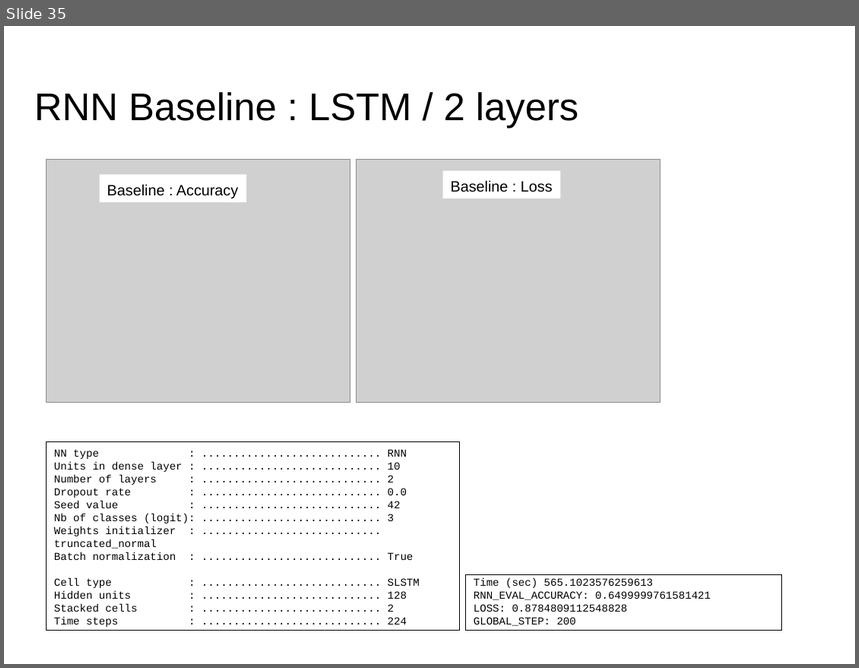
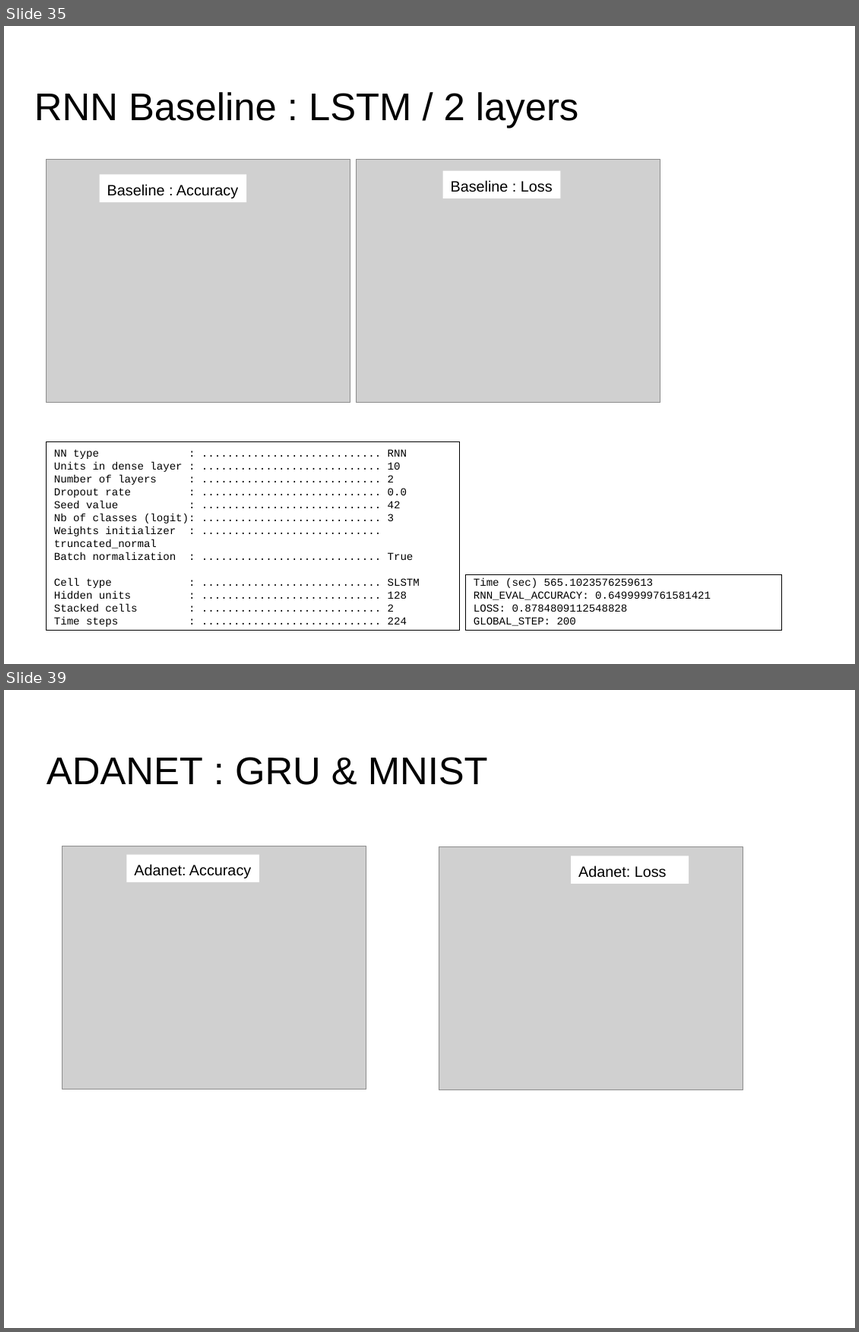
Before and after one commit to dataforcast/OC_Datascientist, a slide deck: P8/report/Openclassrooms_ParcoursDatascientist_P8-V2.odp. Shown one above the other, each under a label of ours: slide 35 before the commit, slides 35 and 39 after it; the slides between them are not shown. The pictures are 859x668 and 859x1332 pixels, drawn with LibreOffice and Linux fonts; fonts in the diff are those of the drawing; grey boxes stand for pictures; background and template pictures are left out. Boxes give left, top, right and bottom in pixels: in the first picture for what was removed or moved away, otherwise in the second. Text is boxed around its words. In the diff, an @@ line names an element or a change of style, - is before the commit and + after.

Commit message:
Adanet : source code reworked

```diff
--- a/P8/report/Openclassrooms_ParcoursDatascientist_P8-V2.odp
+++ b/P8/report/Openclassrooms_ParcoursDatascientist_P8-V2.odp
@@ slide 39 added at bbox=[4, 690, 855, 1328], background picture (left out) @@
@@ title added at bbox=[47, 757, 488, 785], 36 pt, text #000000 @@
+ADANET : GRU & MNIST
@@ picture added at bbox=[62, 846, 367, 1089] @@
@@ picture added at bbox=[439, 847, 743, 1091] @@
@@ rectangle added at bbox=[127, 854, 259, 882], fill #FFFFFF, 14 pt, text #000000 @@
+Adanet: Accuracy
@@ rectangle added at bbox=[572, 856, 689, 884], fill #FFFFFF, 14 pt, text #000000 @@
+Adanet: Loss
```
Also in this commit, not shown: 6 slides changed, 3 other slides added, 4 other files.
